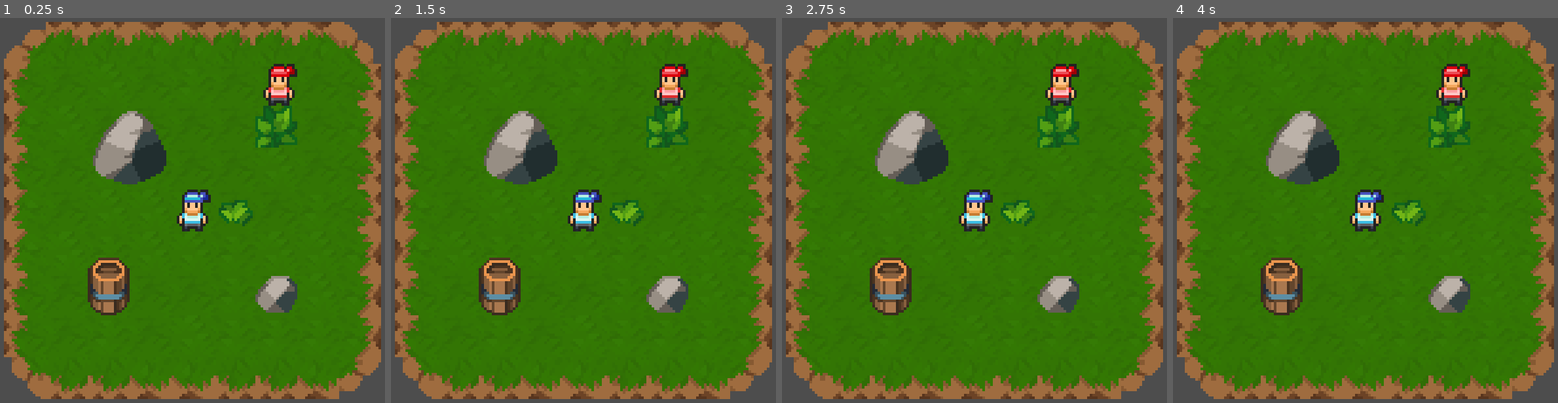
Above: before the commit, frames 1-4 (left to right).
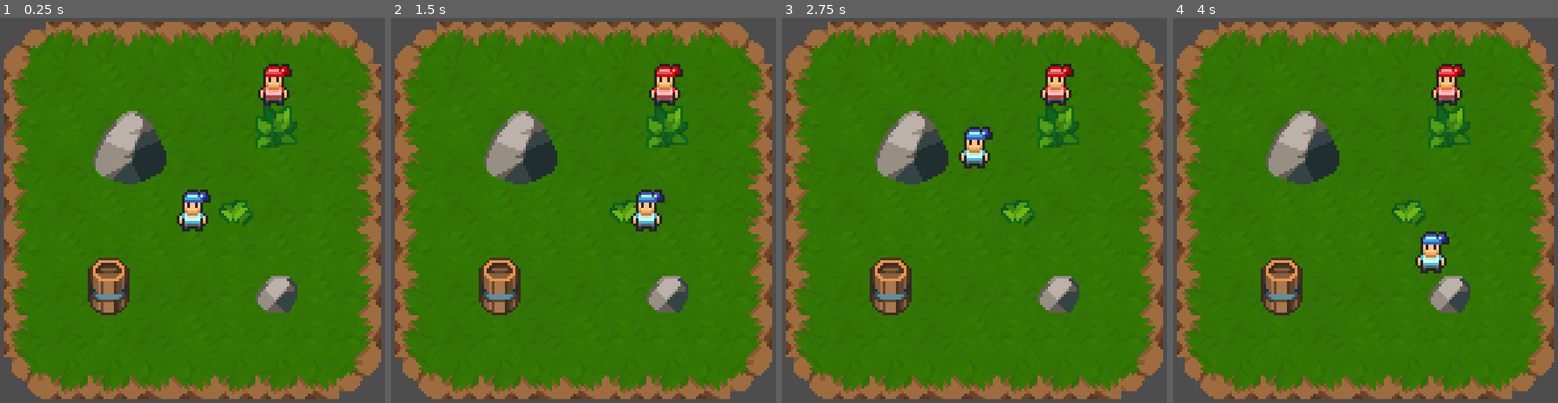
Above: after the commit, the same moments.

Repository: alieftwu/Marooned-Picaroons-Game
Game: Godot game, scene res://Combat/Scenes/TestCombatMap.tscn
Same seed, same stepped clock (60 frames per second), same inputs: the game is played once before the commit and once after it. Before the commit the project starts from res://Scenes/TestCombatMap.tscn.
Inputs (mouse positions are in pixels of both pictures, inside the frame that each line leads up to):
- Up to frame 1 (0.25 s): no input
- Up to frame 2 (1.5 s): tap Enter at 0.5 s; move the mouse to (675, 191) at 0.52 s; press the mouse at (675, 191) at 0.53 s; move the mouse to (498, 229) at 1.27 s; release the mouse at (498, 229) at 1.28 s; click (498, 229) at 1.35 s
- Up to frame 3 (2.75 s): move the mouse to (1016, 118) at 2.02 s; press the mouse at (1016, 118) at 2.03 s
- Up to frame 4 (4 s): move the mouse to (1346, 295) at 2.77 s; release the mouse at (1346, 295) at 2.78 s; click (1346, 295) at 2.85 s; move the mouse to (1492, 272) at 3.52 s; press the mouse at (1492, 272) at 3.53 s

The runs differ from the first frame. In frame 1, 0.6% of the frame differs, in the area x 67-78%, y 11-23%; in frame 2, 2.0%, in the area x 45-78%, y 11-56%; in frame 3, 2.0%; in frame 4, 2.0%.

Commit message:
4/13 Resources and Turn Queue
Created custom resources for player and enemy classes for containing attributes.

Started work on the turn queue

Diff:
--- /dev/null
+++ b/Combat/Combatants/Captain.tres
@@ -0,0 +1,15 @@
+[gd_resource type="Resource" script_class="Attributes" load_steps=3 format=3 uid="uid://boi27y1e73lim"]
+
+[ext_resource type="Texture2D" uid="uid://cogvewjjv8w1u" path="res://icon.svg" id="1_6ghwl"]
+[ext_resource type="Script" path="res://Combat/Scripts/Attributes.gd" id="1_r7ytg"]
+
+[resource]
+script = ExtResource("1_r7ytg")
+Name = "Captain Bob"
+Title = "Captain"
+PirateColor = "Red"
+Health = 6
+Armor = 1
+Speed = 2
+BasicAttackDamage = 3
+PirateTexture = ExtResource("1_6ghwl")
--- /dev/null
+++ b/Combat/Combatants/Skirmisher.tres
@@ -0,0 +1,11 @@
+[gd_resource type="Resource" script_class="Attributes" load_steps=2 format=3 uid="uid://di3jwmrxshp2f"]
+
+[ext_resource type="Script" path="res://Combat/Scripts/Attributes.gd" id="1_a2yl6"]
+
+[resource]
+script = ExtResource("1_a2yl6")
+Health = 4
+Armor = 0
+Speed = 4
+BasicAttackDamage = 3
+Experience = 0
--- /dev/null
+++ b/Combat/Combatants/TestEnemy.tres
@@ -0,0 +1,15 @@
+[gd_resource type="Resource" script_class="Attributes" load_steps=3 format=3 uid="uid://c57r4aiete612"]
+
+[ext_resource type="Script" path="res://Combat/Scripts/Attributes.gd" id="1_6i5kk"]
+[ext_resource type="Texture2D" uid="uid://cogvewjjv8w1u" path="res://icon.svg" id="1_qjwcl"]
+
+[resource]
+script = ExtResource("1_6i5kk")
+Name = "BasicEnemy"
+Title = "BasicEnemy"
+PirateColor = "Gray"
+Health = 2
+Armor = 1
+Speed = 2
+BasicAttackDamage = 2
+PirateTexture = ExtResource("1_qjwcl")
--- /dev/null
+++ b/Combat/Combatants/TestPlayer.tres
@@ -0,0 +1,10 @@
+[gd_resource type="Resource" script_class="Attributes" load_steps=2 format=3 uid="uid://doxw4nj5vqhyd"]
+
+[ext_resource type="Script" path="res://Combat/Scripts/Attributes.gd" id="1_b2asv"]
+
+[resource]
+script = ExtResource("1_b2asv")
+Health = 3
+Armor = 0
+Speed = 1
+BasicAttackDamage = 1
--- /dev/null
+++ b/Combat/Scenes/Skirmisher.tscn
@@ -0,0 +1,17 @@
+[gd_scene load_steps=4 format=3 uid="uid://c82ywv3ya44bd"]
+
+[ext_resource type="Script" path="res://Combat/Scripts/PlayerManager.gd" id="1_8ctw7"]
+[ext_resource type="Resource" uid="uid://di3jwmrxshp2f" path="res://Combat/Combatants/Skirmisher.tres" id="2_q8g3a"]
+[ext_resource type="Texture2D" uid="uid://b37oc6xtqkox7" path="res://Sprites/Pirates Yellow Sprite Sheet.png" id="3_olye3"]
+
+[node name="Player" type="Node2D"]
+script = ExtResource("1_8ctw7")
+Attributes = ExtResource("2_q8g3a")
+
+[node name="Sprite2D" type="Sprite2D" parent="."]
+texture = ExtResource("3_olye3")
+region_enabled = true
+region_rect = Rect2(0, 0, 16, 16)
+
+[node name="PlayerCamera" type="Camera2D" parent="."]
+zoom = Vector2(1.5, 1.5)
--- a/Scenes/TestCombatMap.tscn
+++ b/Combat/Scenes/TestCombatMap.tscn
@@ -2,7 +2,7 @@
 
 [ext_resource type="Texture2D" uid="uid://b47hfo2rbti4o" path="res://Tilesets/Tiles.png" id="1_w77tv"]
 [ext_resource type="Texture2D" uid="uid://b3ek4c28udisd" path="res://Tilesets/Props.png" id="2_2aqdj"]
-[ext_resource type="Script" path="res://Scenes/TestPlayer.gd" id="2_m8sl8"]
+[ext_resource type="Script" path="res://Combat/Scripts/PlayerMovement.gd" id="2_m8sl8"]
 [ext_resource type="Texture2D" uid="uid://b1r13ed5vl8sh" path="res://Sprites/Pirates Blue Sprite Sheet.png" id="3_w5dcs"]
 [ext_resource type="Texture2D" uid="uid://bs6j46k71tevy" path="res://Tilesets/Trees.png" id="3_ysc2t"]
 [ext_resource type="Texture2D" uid="uid://cd3m300vnx5l8" path="res://Sprites/Pirates Red Sprite Sheet.png" id="6_not1c"]
@@ -496,6 +496,7 @@
 layer_1/tile_data = PackedInt32Array(393222, 262145, 1, 131074, 327681, 0, 196610, 327681, 1, 131075, 393217, 0, 196611, 393217, 1, 327682, 524289, 0, 393218, 524289, 1, 262149, 1, 1, 131078, 131073, 2)
 
 [node name="MainCamera" type="Camera2D" parent="."]
+visible = false
 position = Vector2(72, 72)
 
 [node name="TestPlayer" type="Node2D" parent="."]
@@ -506,6 +507,7 @@
 texture = SubResource("AtlasTexture_gssht")
 
 [node name="PlayerCamera" type="Camera2D" parent="TestPlayer"]
+visible = false
 zoom = Vector2(1.5, 1.5)
 
 [node name="TestEnemy" type="Node2D" parent="."]
--- /dev/null
+++ b/Combat/Scenes/TestEnemy.tscn
@@ -0,0 +1,12 @@
+[gd_scene load_steps=3 format=3 uid="uid://b2t4d8plqaafx"]
+
+[ext_resource type="Script" path="res://Combat/Scripts/EnemyManager.gd" id="1_e11t6"]
+[ext_resource type="Texture2D" uid="uid://cd3m300vnx5l8" path="res://Sprites/Pirates Red Sprite Sheet.png" id="2_ep6q1"]
+
+[node name="Enemy" type="Node2D"]
+script = ExtResource("1_e11t6")
+
+[node name="Sprite2D" type="Sprite2D" parent="."]
+texture = ExtResource("2_ep6q1")
+region_enabled = true
+region_rect = Rect2(0, 0, 16, 16)
--- /dev/null
+++ b/Combat/Scenes/TestPlayer.tscn
@@ -0,0 +1,19 @@
+[gd_scene load_steps=5 format=3 uid="uid://72nmcd4jn5p5"]
+
+[ext_resource type="Script" path="res://Combat/Scripts/PlayerManager.gd" id="1_xdvuv"]
+[ext_resource type="Resource" uid="uid://doxw4nj5vqhyd" path="res://Combat/Combatants/TestPlayer.tres" id="2_c1y5g"]
+[ext_resource type="Texture2D" uid="uid://b1r13ed5vl8sh" path="res://Sprites/Pirates Blue Sprite Sheet.png" id="3_w0e3q"]
+
+[sub_resource type="AtlasTexture" id="AtlasTexture_v1mjp"]
+atlas = ExtResource("3_w0e3q")
+region = Rect2(0, 0, 16, 16)
+
+[node name="Player" type="Node2D"]
+script = ExtResource("1_xdvuv")
+Attributes = ExtResource("2_c1y5g")
+
+[node name="Sprite2D" type="Sprite2D" parent="."]
+texture = SubResource("AtlasTexture_v1mjp")
+
+[node name="PlayerCamera" type="Camera2D" parent="."]
+zoom = Vector2(1.5, 1.5)
--- /dev/null
+++ b/Combat/Scenes/TurnQueue.tscn
@@ -0,0 +1,6 @@
+[gd_scene load_steps=2 format=3 uid="uid://cia0wsjlgjdcg"]
+
+[ext_resource type="Script" path="res://Combat/Scripts/TurnQueue.gd" id="1_iwms3"]
+
+[node name="TurnQueue" type="Node2D"]
+script = ExtResource("1_iwms3")
--- /dev/null
+++ b/Combat/Scripts/Attributes.gd
@@ -0,0 +1,8 @@
+extends Resource
+class_name Attributes
+
+@export var Health : int = 3
+@export var Armor : int = 0
+@export var Speed : int = 1
+@export var BasicAttackDamage : int = 1
+@export var Experience : int = 0
--- /dev/null
+++ b/Combat/Scripts/EnemyManager.gd
@@ -0,0 +1,3 @@
+extends Node2D
+
+@export var Attributes : Resource
--- /dev/null
+++ b/Combat/Scripts/PlayerManager.gd
@@ -0,0 +1,3 @@
+extends Node
+
+@export var Attributes : Resource
--- /dev/null
+++ b/Combat/Scripts/PlayerMovement.gd
@@ -0,0 +1,50 @@
+extends Node2D
+
+@onready var tile_map = $"../TileMap"
+
+var astar_grid: AStarGrid2D
+var current_id_path: Array[Vector2i]
+
+func _ready(): #set up tilemap
+	astar_grid = AStarGrid2D.new()
+	astar_grid.region = tile_map.get_used_rect()
+	astar_grid.cell_size = Vector2(16, 16)
+	astar_grid.diagonal_mode = AStarGrid2D.DIAGONAL_MODE_NEVER #consider changing this (does not allow diagonal movement)
+	astar_grid.update()
+
+	#the rest of this function is currently not working correctly, it should be going through each tile to detect if it is set as "walkable" and if not, make it solid
+	#it might be better to just find a way to do it directly in the tile set
+	for x in tile_map.get_used_rect().size.x:
+		for y in tile_map.get_used_rect().size.y:
+			var tile_position = Vector2i(
+				x,
+				y
+			)
+
+			var tile_data = tile_map.get_cell_tile_data(0, tile_position)
+
+			if tile_data == null or tile_data.get_custom_data("walkable") == false:
+				astar_grid.set_point_solid(tile_position)
+
+func _input(event): #select path to move on using mouse
+	if event.is_action_pressed("move") == false:
+		return
+
+	var player_pos = tile_map.local_to_map(global_position)
+	var cursor_pos = tile_map.local_to_map(get_global_mouse_position())
+
+	var id_path = astar_grid.get_id_path(player_pos, cursor_pos).slice(1)
+
+	if !id_path.is_empty():
+		current_id_path = id_path
+
+func _physics_process(delta): #move along path
+	if current_id_path.is_empty():
+		return
+
+	var target_position = tile_map.map_to_local(current_id_path.front())
+
+	global_position = global_position.move_toward(target_position, 1) #the 1 in this line needs to be changed to speed
+
+	if global_position == target_position:
+		current_id_path.pop_front()
--- /dev/null
+++ b/Combat/Scripts/TurnQueue.gd
@@ -0,0 +1,13 @@
+extends Node2D
+
+class_name TurnQueue
+
+var active_character
+
+func initialize():
+	active_character = get_child(0) #this will work if I can find a way to initialize the children before this so that it can be done randomly
+
+func play_turn():
+	await active_character.play_turn()
+	var new_index : int = (active_character.get_index() + 1) % get_child_count()
+	active_character = get_child(new_index)
--- a/Scenes/Player.gd
+++ /dev/null
@@ -1 +0,0 @@
-extends Node2D
--- a/Scenes/Player.tscn
+++ /dev/null
@@ -1,3 +0,0 @@
-[gd_scene format=3 uid="uid://72nmcd4jn5p5"]
-
-[node name="Player" type="Node2D"]
--- a/project.godot
+++ b/project.godot
@@ -11,7 +11,7 @@
 [application]
 
 config/name="Game 3"
-run/main_scene="res://Scenes/TestCombatMap.tscn"
+run/main_scene="res://Combat/Scenes/TestCombatMap.tscn"
 config/features=PackedStringArray("4.2", "Forward Plus")
 config/icon="res://icon.svg"
 
Binary file changed: Sprites/Pirates Red Sprite Sheet.png
